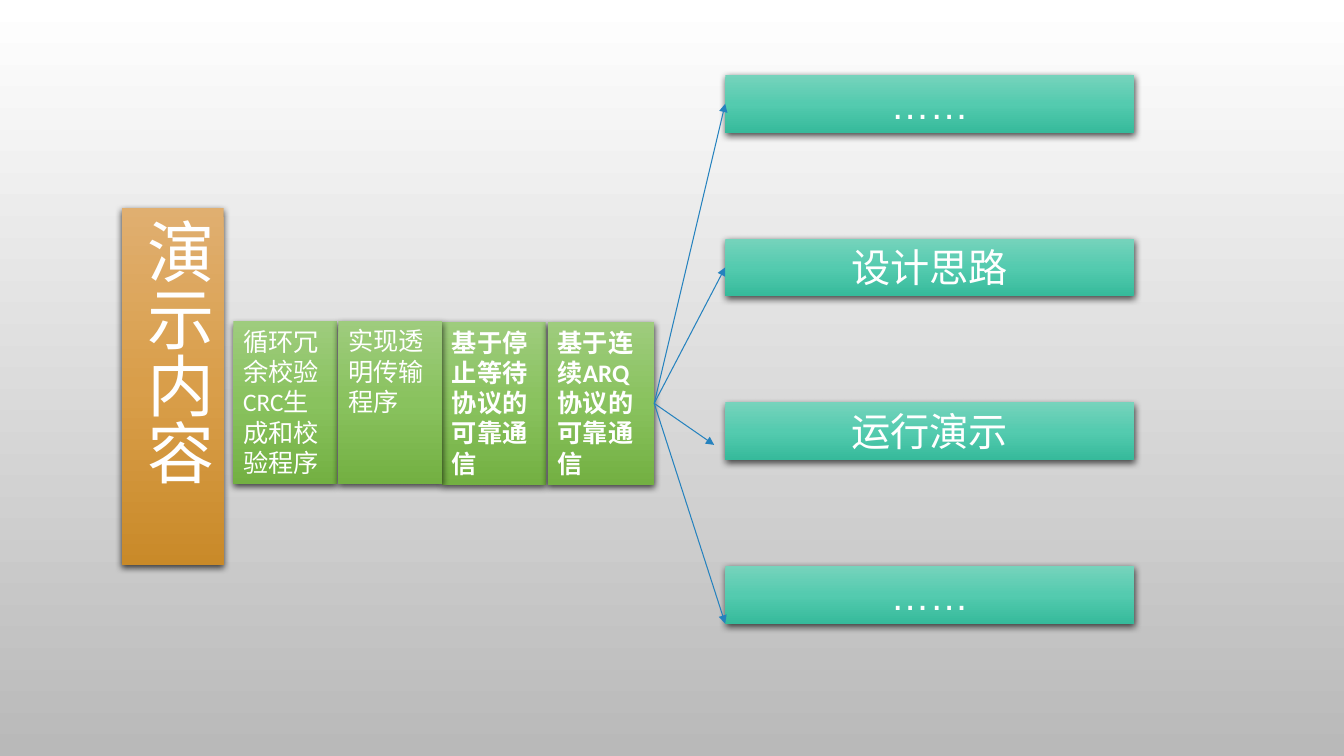
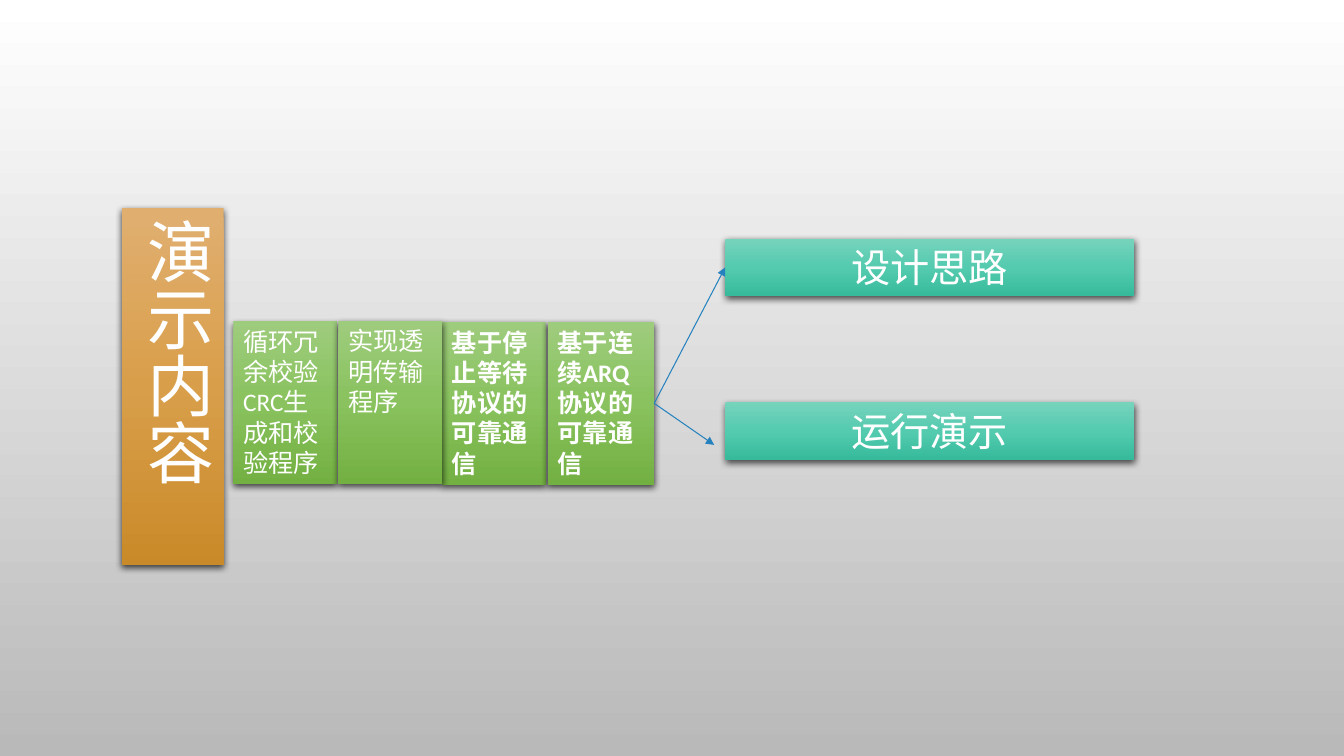
Before and after one commit to gcrth/computer_network, a slide deck: slide 2 of chapter3/ppt/ppt-chapter3.pptx. Drawn at 1344x756 pixels with LibreOffice and Linux fonts; fonts in the diff are those of the drawing; background and template pictures are left out. Boxes give left, top, right and bottom in pixels: in the first picture for what was removed or moved away, otherwise in the second. Text is boxed around its words. In the diff, an @@ line names an element or a change of style, - is before the commit and + after.

```diff
--- a/chapter3/ppt/ppt-chapter3.pptx
+++ b/chapter3/ppt/ppt-chapter3.pptx
@@ rectangle removed at box(726, 75, 1135, 132) @@
-……
@@ arrow removed from (654, 403) to (726, 104) @@
@@ arrow removed from (654, 403) to (726, 624) @@
@@ rectangle removed at box(726, 566, 1135, 623) @@
-……
```
Also in this commit, not shown: 2 other slides changed, 1 slide added.
